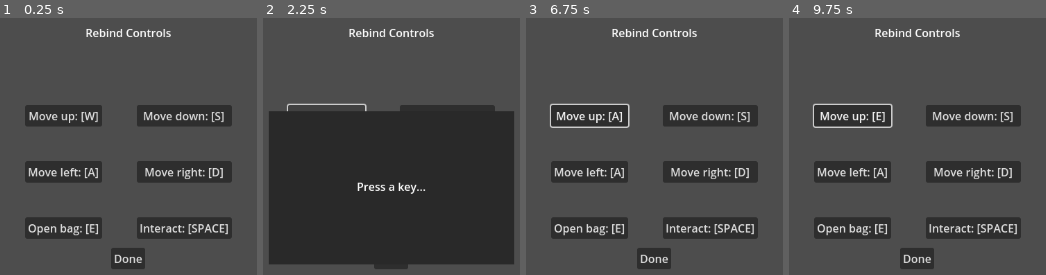
Above: before the commit, frames 1-4 (left to right).
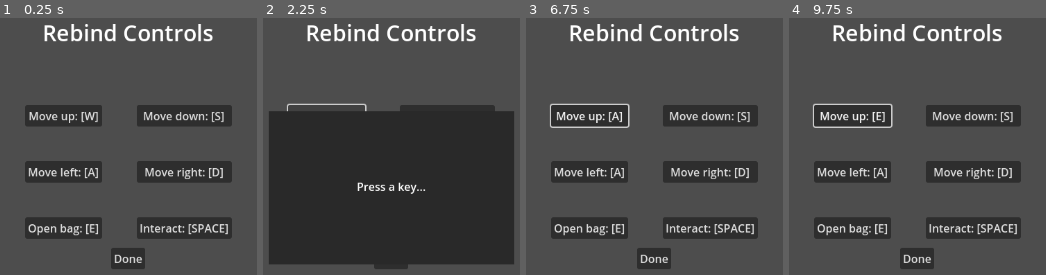
Above: after the commit, the same moments.

Repository: Steaf23/GMTK2023
Game: Godot game, scene res://InputMapper/key_rebind.tscn
Two runs of this game, one before a commit and one after it. Both use one fixed random seed, a clock stepped at 60 frames per second and the inputs below. The project has no main scene, so this scene is started directly.
Inputs:
- Up to frame 1 (0.25 s): no input
- Up to frame 2 (2.25 s): click "Done" at 0.5 s; click "Done" at 1.25 s; click "Move up: [W]" at 2 s
- Up to frame 3 (6.75 s): click "Move down: [S]" at 2.75 s; click "Move left: [A]" at 3.5 s; click "Move right: [D]" at 4.25 s; click "Open bag: [E]" at 5 s; click "Interact: [SPACE]" at 5.75 s; tap A at 6.5 s; hold D from 6.53 s (still down); tap E at 6.6 s
- Up to frame 4 (9.75 s): tap Space at 6.77, 8.27, 9.5 s; release D at 7.25 s; click "Move up: [A]" at 7.25 s; tap A (Move up) at 8, 8.75 s; hold S 8.03-8.78 s; tap E at 8.1, 8.85, 9.6 s; hold D 8.78-9.53 s; hold A (Move up) from 9.53 s (still down)

The runs differ from the first frame. In frame 1, 2.2% of the frame differs, in the area x 17-83%, y 2-10%; in frame 2, 2.2%; in frame 3, 2.2%; in frame 4, 2.2%.

Commit message:
added Volume slider and (untested) audiomanager to play sfx and music easily from anywhere

Diff:
--- a/InputMapper/key_rebind.tscn
+++ b/InputMapper/key_rebind.tscn
@@ -1,9 +1,12 @@
-[gd_scene load_steps=5 format=3 uid="uid://bi0ok84377k2o"]
+[gd_scene load_steps=6 format=3 uid="uid://bi0ok84377k2o"]
 
 [ext_resource type="Script" path="res://InputMapper/KeyRebind.gd" id="1_r3uuk"]
 [ext_resource type="Script" path="res://InputMapper/InputMapper.gd" id="1_wokv1"]
 [ext_resource type="Script" path="res://InputMapper/ButtonHolder.gd" id="2_gf0iv"]
 [ext_resource type="Script" path="res://InputMapper/KeySelectPopup.gd" id="3_e2v1x"]
+
+[sub_resource type="LabelSettings" id="LabelSettings_b2v11"]
+font_size = 32
 
 [node name="KeyRebind" type="Control"]
 layout_mode = 3
@@ -26,6 +29,7 @@
 layout_mode = 2
 size_flags_vertical = 6
 text = "Rebind Controls"
+label_settings = SubResource("LabelSettings_b2v11")
 horizontal_alignment = 1
 
 [node name="ButtonHolder" type="GridContainer" parent="VBoxContainer"]
--- /dev/null
+++ b/Resources/bus_layout.tres
@@ -0,0 +1,15 @@
+[gd_resource type="AudioBusLayout" format=2]
+
+[resource]
+bus/1/name = "Music"
+bus/1/solo = false
+bus/1/mute = false
+bus/1/bypass_fx = false
+bus/1/volume_db = 0.662756
+bus/1/send = "Master"
+bus/2/name = "SFX"
+bus/2/solo = false
+bus/2/mute = false
+bus/2/bypass_fx = false
+bus/2/volume_db = 0.0
+bus/2/send = "Master"
--- /dev/null
+++ b/SoundManager/sound_manager.gd
@@ -0,0 +1,79 @@
+extends Node
+
+@export var pool_size: int = 5
+
+@onready var music_player = $MusicPlayer
+@onready var sfx_pool = $SFXPool
+
+var player_counter = 0
+
+
+func _enter_tree():
+	AudioServer.set_bus_layout(load("res://Resources/bus_layout.tres"))
+
+
+func update_bus(bus_name, value) -> void:
+	AudioServer.set_bus_mute(AudioServer.get_bus_index(bus_name), true if value == 0 else false)
+	AudioServer.set_bus_volume_db(AudioServer.get_bus_index(bus_name), linear_to_db(value / 100))
+
+
+func play_music(path: String) -> void:
+	if !FileAccess.file_exists(path):
+		print("Cannot find " + path + "!")
+		return
+
+	music_player = load(path)
+	music_player.play()
+
+
+func stop_music() -> void:
+	music_player.stop()
+
+
+# Play new sounds, while removing the oldest currently playing if the pool is full.
+# this results in the most satisfying outcome.
+func play_sfx(path: String) -> void:
+	if !FileAccess.file_exists(path):
+		print("Cannot find " + path + "!")
+		return
+
+	if sfx_pool.get_children().size() >= pool_size:
+		_stop_player(_get_oldest_player())
+
+	var player = AudioStreamPlayer.new()
+	player.set_meta("path", path)
+	player.set_meta("id", player_counter)
+	player.stream = load(path)
+	player.finished.connect(_on_player_finished.bind(player))
+	player_counter += 1
+
+
+func stop_sfx(path: String) -> void:
+	for player in sfx_pool.get_children():
+		if player.get_meta("path") == path:
+			player.stop()
+			player.queue_free()
+			return
+
+
+func _stop_player(player: AudioStreamPlayer) -> void:
+	player.stop()
+	player.queue_free()
+
+
+func _get_oldest_player() -> AudioStreamPlayer:
+	if sfx_pool.get_child_count() == 0:
+		return null
+
+	var oldest_record = 0
+	var oldest_player = sfx_pool.get_children()
+	for player in sfx_pool.get_children():
+		if player.get_meta("id") < oldest_record:
+			oldest_player = player
+			oldest_record = player.get_meta("id")
+
+	return oldest_record
+
+
+func _on_player_finished(player: AudioStreamPlayer) -> void:
+	player.queue_free()
--- /dev/null
+++ b/SoundManager/sound_manager.tscn
@@ -0,0 +1,10 @@
+[gd_scene load_steps=2 format=3 uid="uid://cq3koyw3pjovp"]
+
+[ext_resource type="Script" path="res://SoundManager/sound_manager.gd" id="1_l502s"]
+
+[node name="sound_manager" type="Node"]
+script = ExtResource("1_l502s")
+
+[node name="MusicPlayer" type="AudioStreamPlayer" parent="."]
+
+[node name="SFXPool" type="Node" parent="."]
--- /dev/null
+++ b/SoundManager/volume_settings.tscn
@@ -0,0 +1,31 @@
+[gd_scene load_steps=3 format=3 uid="uid://ux1lgkuk6mvl"]
+
+[ext_resource type="PackedScene" uid="uid://0ompna74v6kb" path="res://SoundManager/volume_slider.tscn" id="1_338k6"]
+
+[sub_resource type="LabelSettings" id="LabelSettings_3h6vq"]
+font_size = 32
+
+[node name="VolumeSettings" type="VBoxContainer"]
+anchors_preset = 15
+anchor_right = 1.0
+anchor_bottom = 1.0
+grow_horizontal = 2
+grow_vertical = 2
+
+[node name="Label" type="Label" parent="."]
+layout_mode = 2
+text = "Volume"
+label_settings = SubResource("LabelSettings_3h6vq")
+horizontal_alignment = 1
+
+[node name="Master" parent="." instance=ExtResource("1_338k6")]
+layout_mode = 2
+bus = &"Master"
+
+[node name="Music" parent="." instance=ExtResource("1_338k6")]
+layout_mode = 2
+bus = &"Music"
+
+[node name="SFX" parent="." instance=ExtResource("1_338k6")]
+layout_mode = 2
+bus = &"SFX"
--- /dev/null
+++ b/SoundManager/volume_slider.gd
@@ -0,0 +1,22 @@
+extends HBoxContainer
+
+@export var bus: StringName = &""
+
+@onready var label = $Label
+@onready var slider = $HSlider
+@onready var testSound = $TestSound
+
+
+func _ready():
+	update_slider(slider.value)
+	testSound.bus = bus
+
+
+func update_slider(value):
+	label.text = "%s: %s%%" % [bus.capitalize(), value]
+	SoundManager.update_bus(bus, value)
+	testSound.play()
+
+
+func _on_h_slider_value_changed(value: float) -> void:
+	update_slider(value)
--- /dev/null
+++ b/SoundManager/volume_slider.tscn
@@ -0,0 +1,25 @@
+[gd_scene load_steps=2 format=3 uid="uid://0ompna74v6kb"]
+
+[ext_resource type="Script" path="res://SoundManager/volume_slider.gd" id="1_ci3fq"]
+
+[node name="VolumeSlider" type="HBoxContainer"]
+offset_right = 13.0
+offset_bottom = 23.0
+script = ExtResource("1_ci3fq")
+
+[node name="Label" type="Label" parent="."]
+layout_mode = 2
+size_flags_horizontal = 3
+horizontal_alignment = 1
+vertical_alignment = 1
+
+[node name="HSlider" type="HSlider" parent="."]
+layout_mode = 2
+size_flags_horizontal = 3
+step = 10.0
+value = 100.0
+tick_count = 10
+
+[node name="TestSound" type="AudioStreamPlayer" parent="."]
+
+[connection signal="value_changed" from="HSlider" to="." method="_on_h_slider_value_changed"]
--- a/project.godot
+++ b/project.godot
@@ -16,9 +16,14 @@
 boot_splash/image="res://GMTK2023_SPLASH.png"
 config/icon="res://icon.svg"
 
+[audio]
+
+buses/default_bus_layout="res://Resources/bus_layout.tres"
+
 [autoload]
 
 KeyActions="*res://InputMapper/KeyActions.gd"
+SoundManager="*res://SoundManager/sound_manager.tscn"
 
 [input]
 
@@ -30,5 +35,6 @@
 
 [rendering]
 
+textures/canvas_textures/default_texture_filter=0
 renderer/rendering_method="gl_compatibility"
 renderer/rendering_method.mobile="gl_compatibility"
